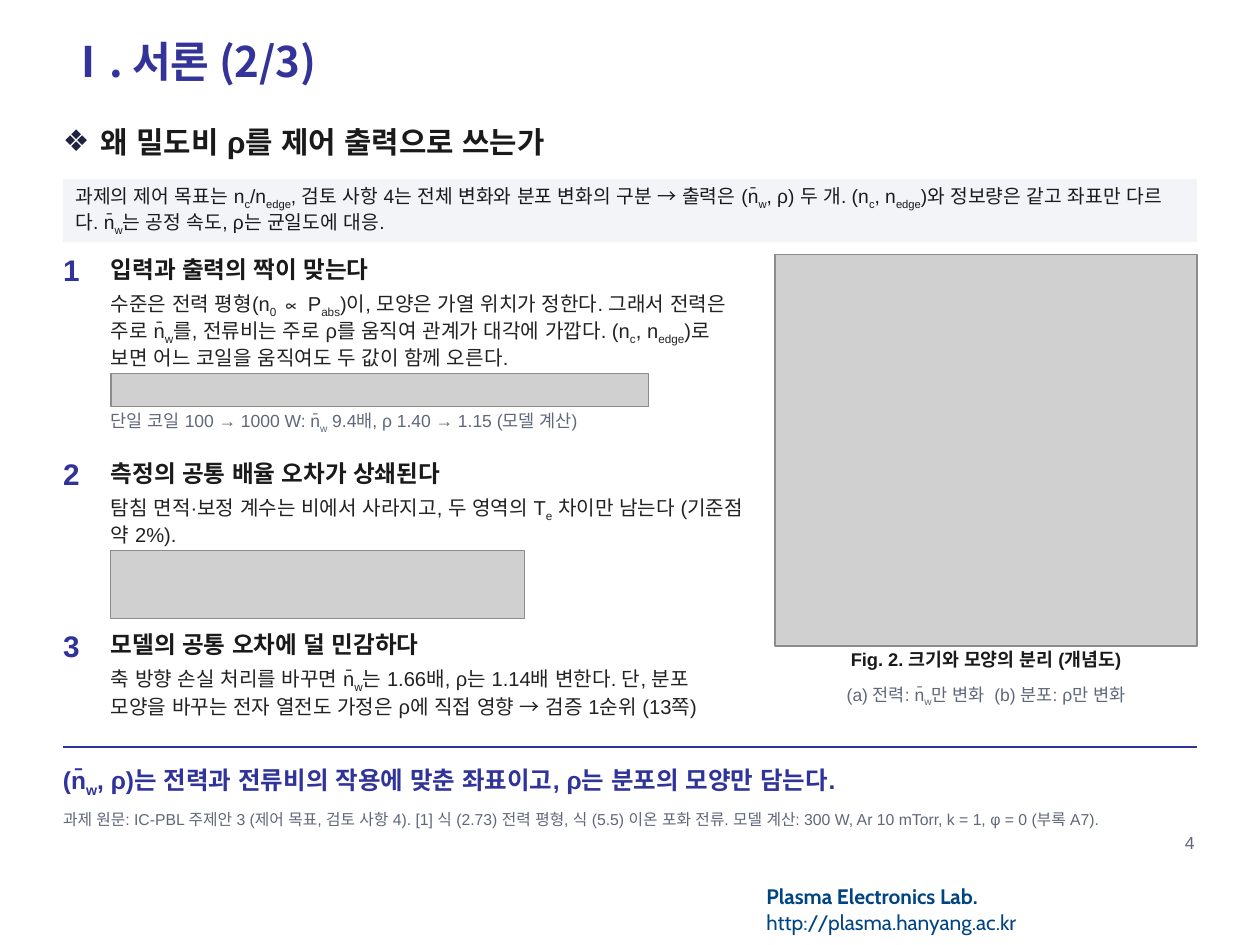
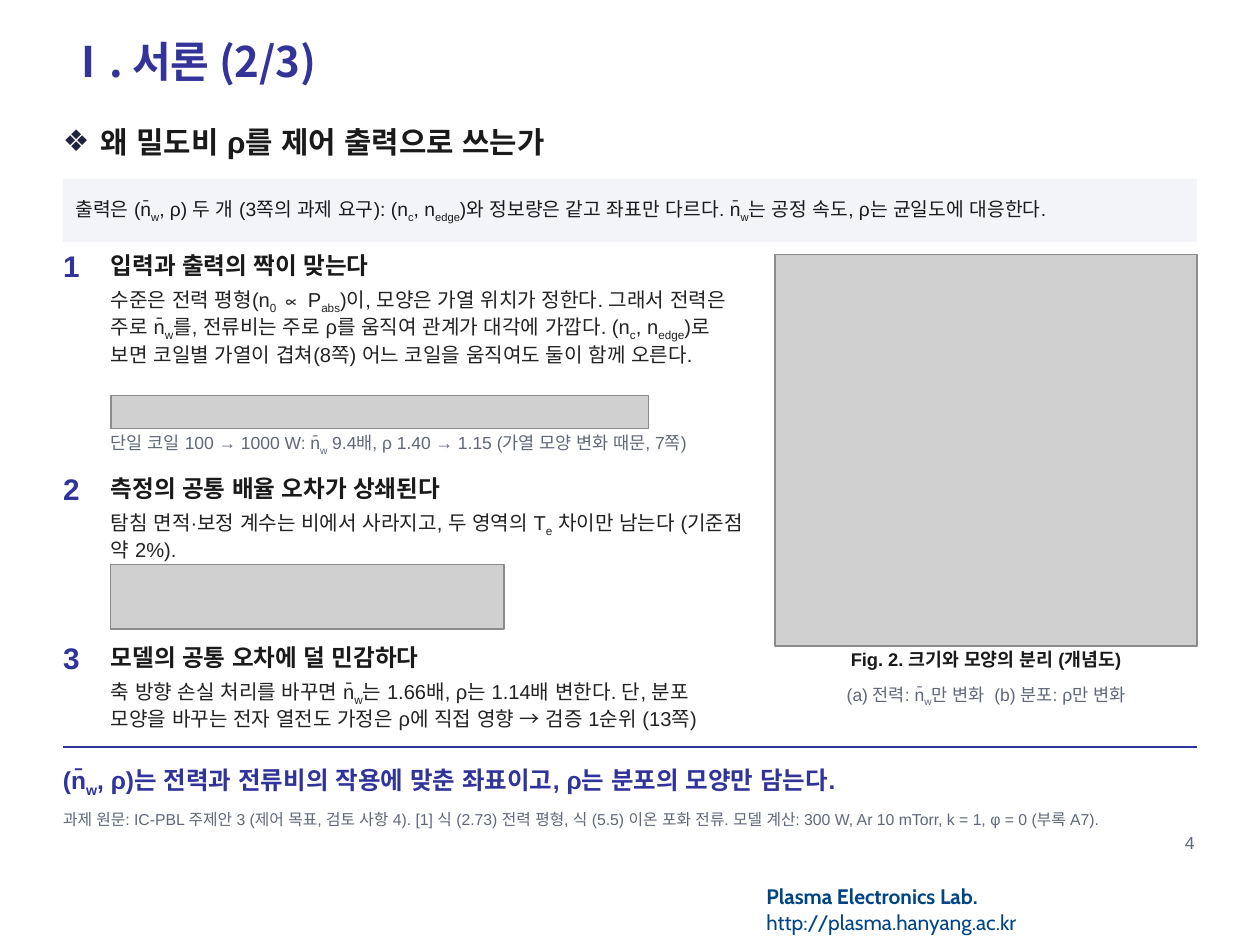
Before and after one commit to garlicjam-pyo/plasma, a slide deck: slide 4 of presentations/1차발표_피드백반영판.pptx. Drawn at 1260x945 pixels with LibreOffice and Linux fonts; fonts in the diff are those of the drawing; grey boxes stand for pictures; background and template pictures are left out. Boxes give left, top, right and bottom in pixels: in the first picture for what was removed or moved away, otherwise in the second. Text is boxed around its words. In the diff, an @@ line names an element or a change of style, - is before the commit and + after.

```diff
--- a/presentations/1차발표_피드백반영판.pptx
+++ b/presentations/1차발표_피드백반영판.pptx
@@ text in rectangle at (x1=75, y1=200, x2=1047, y2=221): text changed @@
-과제의 제어 목표는 nc/nedge, 검토 사항 4는 전체 변화와 분포 변화의 구분 → 출력은 (n̄w, ρ) 두 개. (nc, nedge)와 정보량은 같고 좌표만 다르다. n̄w는 공정 속도, ρ는 균일도에 대응.
+출력은 (n̄w, ρ) 두 개 (3쪽의 과제 요구): (nc, nedge)와 정보량은 같고 좌표만 다르다. n̄w는 공정 속도, ρ는 균일도에 대응한다.
@@ text "1" moved from (x1=63, y1=260, x2=80, y2=281) to (x1=63, y1=256, x2=80, y2=277) @@
@@ text "입력과 출력의 짝이 맞는다" moved from (x1=111, y1=258, x2=369, y2=280) to (x1=111, y1=254, x2=369, y2=276) @@
@@ text at (x1=111, y1=290, x2=726, y2=366): text changed @@
-수준은 전력 평형(n0 ∝ Pabs)이, 모양은 가열 위치가 정한다. 그래서 전력은 주로 n̄w를, 전류비는 주로 ρ를 움직여 관계가 대각에 가깝다. (nc, nedge)로 보면 어느 코일을 움직여도 두 값이 함께 오른다.
+수준은 전력 평형(n0 ∝ Pabs)이, 모양은 가열 위치가 정한다. 그래서 전력은 주로 n̄w를, 전류비는 주로 ρ를 움직여 관계가 대각에 가깝다. (nc, nedge)로 보면 코일별 가열이 겹쳐(8쪽) 어느 코일을 움직여도 둘이 함께 오른다.
@@ picture moved from (x1=111, y1=373, x2=649, y2=406) to (x1=111, y1=396, x2=649, y2=428) @@
@@ text at (x1=111, y1=434, x2=687, y2=454): text changed @@
-단일 코일 100 → 1000 W: n̄w 9.4배, ρ 1.40 → 1.15 (모델 계산)
+단일 코일 100 → 1000 W: n̄w 9.4배, ρ 1.40 → 1.15 (가열 모양 변화 때문, 7쪽)
@@ 5 texts moved together from (x1=63, y1=462, x2=743, y2=658) to (x1=63, y1=477, x2=743, y2=670) @@
@@ picture resized from (x1=111, y1=551, x2=525, y2=619) to (x1=111, y1=564, x2=504, y2=629) @@
@@ text "축 방향 손실 처리를 바꾸면 ..." moved from (x1=111, y1=669, x2=696, y2=718) to (x1=111, y1=682, x2=696, y2=731) @@
```
Also in this commit, not shown: 7 other slides changed, 7 other files.
